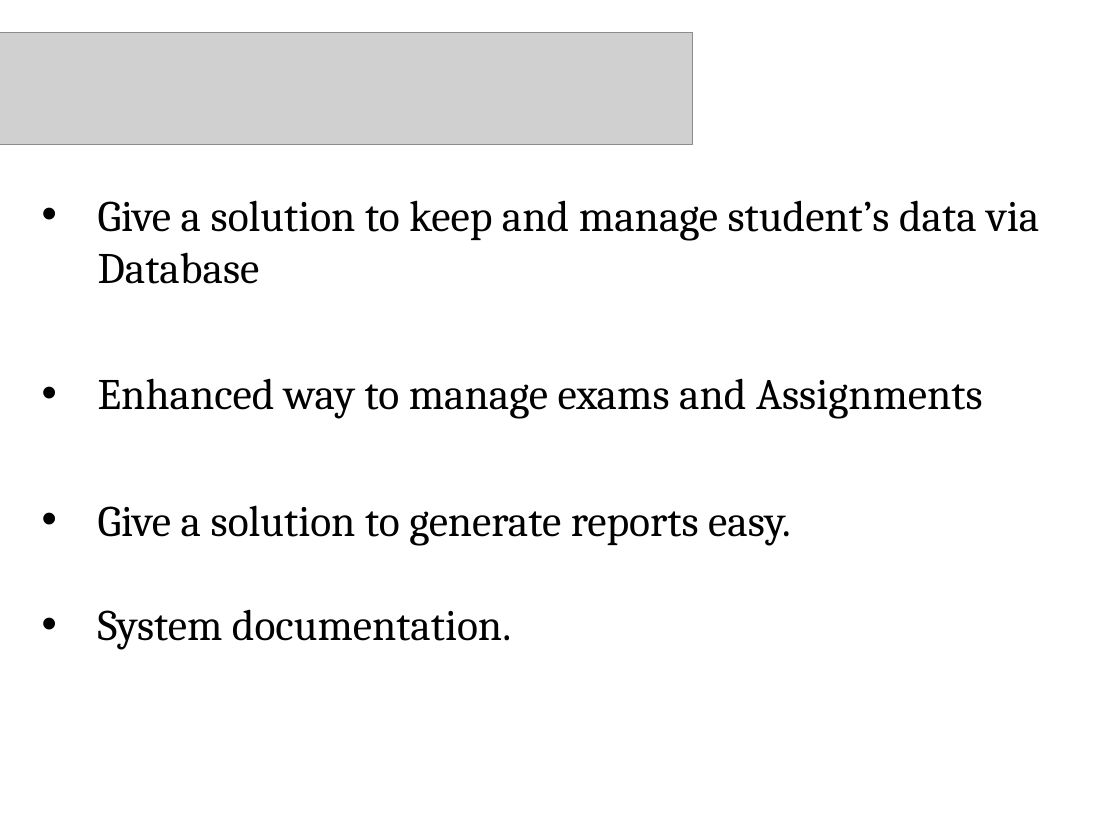
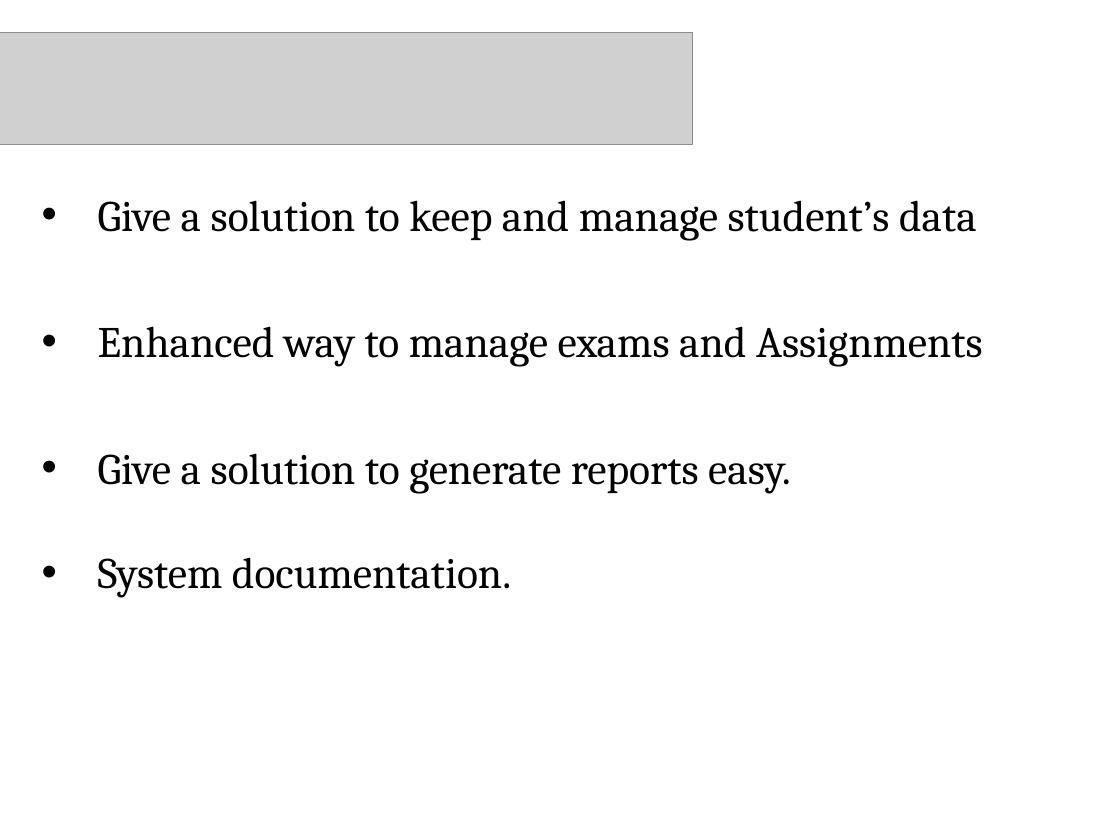
Before and after one commit to charitha09/BIT-Information-Management-System, a slide deck: slide 16 of Documents/Group14.ppt (slide 18 before the commit). Drawn at 1120x840 pixels with LibreOffice and Linux fonts; fonts in the diff are those of the drawing; grey boxes stand for pictures; background and template pictures are left out. Boxes give left, top, right and bottom in pixels: in the first picture for what was removed or moved away, otherwise in the second. Text is boxed around its words. In the diff, an @@ line names an element or a change of style, - is before the commit and + after.

```diff
--- a/Documents/Group14.ppt
+++ b/Documents/Group14.ppt
@@ text at [98,200,977,241]: text changed @@
-• Give a solution to keep and manage student’s data via Database
+• Give a solution to keep and manage student’s data
```
Also in this commit, not shown: 9 other slides changed, 4 slides added, 6 slides removed.
